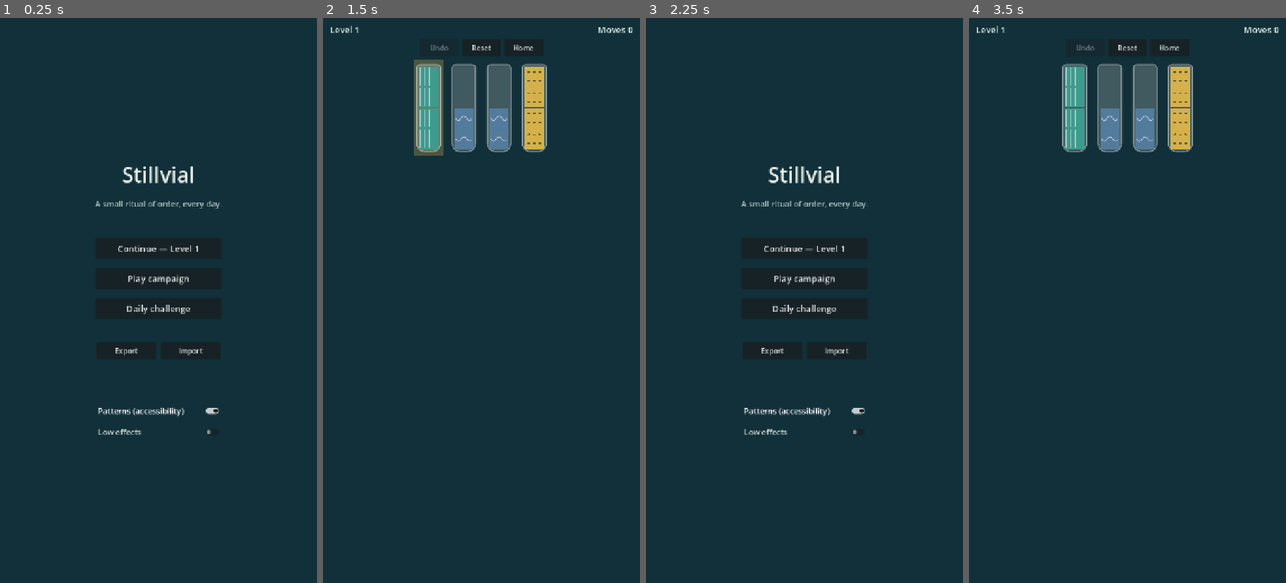
Above: before the commit, frames 1-4 (left to right).
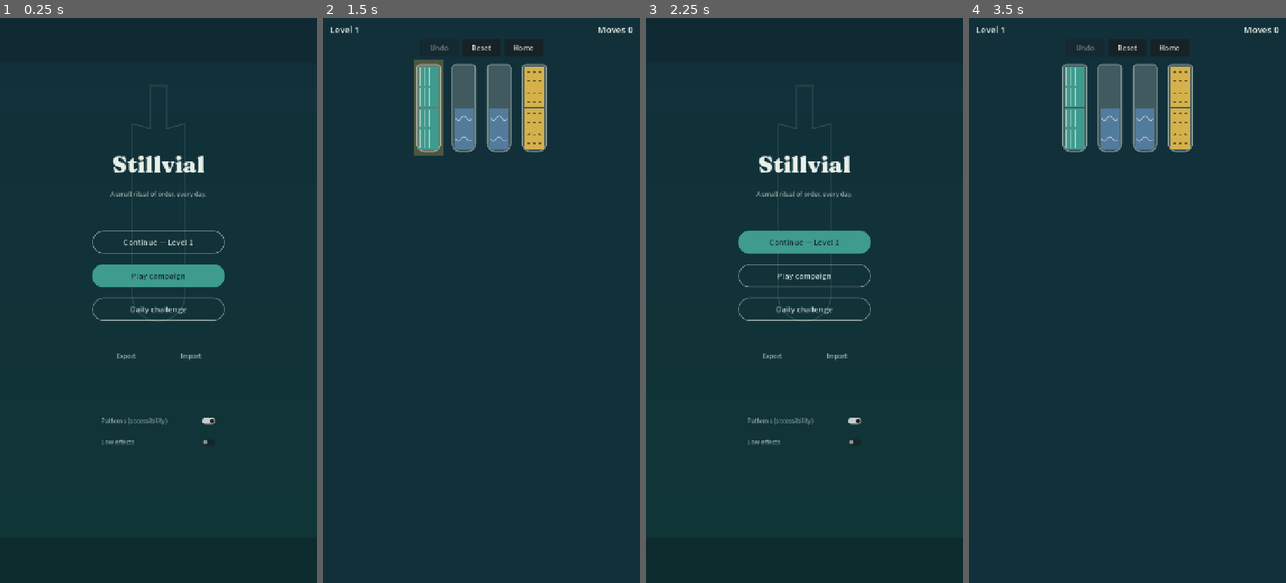
Above: after the commit, the same moments.

Repository: waldopanozo/Stillvial
Game: Godot game, scene res://ui/home.tscn
Two runs of this game, one before a commit and one after it. Both use one fixed random seed, a clock stepped at 60 frames per second and the inputs below.
Inputs (mouse positions are in pixels of both pictures, inside the frame that each line leads up to):
- Up to frame 1 (0.25 s): no input
- Up to frame 2 (1.5 s): click "Play campaign" at 0.5 s; click (427, 108) at 1.27 s
- Up to frame 3 (2.25 s): click "Home" at 2 s
- Up to frame 4 (3.5 s): click "Play campaign" at 2.75 s

The runs differ from the first frame. In frame 1, 4.5% of the frame differs, in the area x 29-71%, y 18-76%; in frame 2, nothing differs; in frame 3, 4.6%; in frame 4, nothing differs.

Commit message:
Restyle Home with Theme, backdrop, and single primary CTA

Diff:
--- a/game/theme/palette.gd
+++ b/game/theme/palette.gd
@@ -172,3 +172,13 @@
 
 static func board_bg() -> Color:
 	return DEEP
+
+## UI surfaces (Home / future HUD)
+const SURFACE: Color = Color("0F2A32")
+const SURFACE_RAISED: Color = Color("1A3A44")
+const PRIMARY_FILL: Color = TEAL
+const PRIMARY_TEXT: Color = Color("0A1A1E")
+const OUTLINE: Color = Color(MIST.r, MIST.g, MIST.b, 0.55)
+const GHOST_TEXT: Color = Color(MIST.r, MIST.g, MIST.b, 0.85)
+const MUTED_TEXT: Color = Color(MIST.r, MIST.g, MIST.b, 0.7)
+const DISABLED_FILL: Color = Color(TEAL.r, TEAL.g, TEAL.b, 0.35)
--- /dev/null
+++ b/game/theme/theme_factory.gd
@@ -0,0 +1,124 @@
+class_name ThemeFactory
+extends RefCounted
+
+const FONT_DISPLAY := preload("res://theme/fonts/display.ttf")
+const FONT_UI := preload("res://theme/fonts/ui.ttf")
+
+static func build() -> Theme:
+	var t := Theme.new()
+	_setup_fonts(t)
+	_setup_buttons(t)
+	_setup_check(t)
+	_setup_labels(t)
+	return t
+
+static func _setup_fonts(t: Theme) -> void:
+	t.set_default_font(FONT_UI)
+	t.set_default_font_size(18)
+
+static func _flat(bg: Color, border: Color, border_w: float, radius: float, expand_h: float = 10.0) -> StyleBoxFlat:
+	var s := StyleBoxFlat.new()
+	s.bg_color = bg
+	s.border_color = border
+	s.set_border_width_all(int(border_w))
+	s.set_corner_radius_all(int(radius))
+	s.content_margin_left = 20.0
+	s.content_margin_right = 20.0
+	s.content_margin_top = expand_h
+	s.content_margin_bottom = expand_h
+	return s
+
+static func _setup_buttons(t: Theme) -> void:
+	var radius := 24.0
+	# Secondary = default Button
+	var sec_n := _flat(Color(0, 0, 0, 0), Palette.OUTLINE, 2.0, radius)
+	var sec_h := _flat(Color(Palette.MIST.r, Palette.MIST.g, Palette.MIST.b, 0.08), Palette.MIST, 2.0, radius)
+	var sec_p := _flat(Color(Palette.TEAL.r, Palette.TEAL.g, Palette.TEAL.b, 0.2), Palette.TEAL, 2.0, radius)
+	var sec_d := _flat(Color(0, 0, 0, 0), Color(Palette.OUTLINE.r, Palette.OUTLINE.g, Palette.OUTLINE.b, 0.3), 2.0, radius)
+	t.set_stylebox("normal", "Button", sec_n)
+	t.set_stylebox("hover", "Button", sec_h)
+	t.set_stylebox("pressed", "Button", sec_p)
+	t.set_stylebox("disabled", "Button", sec_d)
+	t.set_stylebox("focus", "Button", sec_h)
+	t.set_color("font_color", "Button", Palette.MIST)
+	t.set_color("font_hover_color", "Button", Palette.MIST)
+	t.set_color("font_pressed_color", "Button", Palette.MIST)
+	t.set_color("font_disabled_color", "Button", Palette.MUTED_TEXT)
+	t.set_font_size("font_size", "Button", 20)
+
+	# Primary variation
+	var pri_n := _flat(Palette.PRIMARY_FILL, Palette.PRIMARY_FILL, 0.0, radius)
+	var pri_h := _flat(Palette.PRIMARY_FILL.lightened(0.08), Palette.PRIMARY_FILL, 0.0, radius)
+	var pri_p := _flat(Palette.PRIMARY_FILL.darkened(0.08), Palette.PRIMARY_FILL, 0.0, radius)
+	var pri_d := _flat(Palette.DISABLED_FILL, Palette.DISABLED_FILL, 0.0, radius)
+	t.set_type_variation("Primary", "Button")
+	t.set_stylebox("normal", "Primary", pri_n)
+	t.set_stylebox("hover", "Primary", pri_h)
+	t.set_stylebox("pressed", "Primary", pri_p)
+	t.set_stylebox("disabled", "Primary", pri_d)
+	t.set_stylebox("focus", "Primary", pri_h)
+	t.set_color("font_color", "Primary", Palette.PRIMARY_TEXT)
+	t.set_color("font_hover_color", "Primary", Palette.PRIMARY_TEXT)
+	t.set_color("font_pressed_color", "Primary", Palette.PRIMARY_TEXT)
+	t.set_color("font_disabled_color", "Primary", Color(Palette.PRIMARY_TEXT.r, Palette.PRIMARY_TEXT.g, Palette.PRIMARY_TEXT.b, 0.5))
+	t.set_font_size("font_size", "Primary", 20)
+
+	# Ghost variation — each state gets its own StyleBox instance
+	var ghost_n := _flat(Color(0, 0, 0, 0), Color(0, 0, 0, 0), 0.0, radius, 8.0)
+	var ghost_h := _flat(Color(Palette.MIST.r, Palette.MIST.g, Palette.MIST.b, 0.06), Color(0, 0, 0, 0), 0.0, radius, 8.0)
+	var ghost_p := _flat(Color(Palette.MIST.r, Palette.MIST.g, Palette.MIST.b, 0.06), Color(0, 0, 0, 0), 0.0, radius, 8.0)
+	var ghost_d := _flat(Color(0, 0, 0, 0), Color(0, 0, 0, 0), 0.0, radius, 8.0)
+	var ghost_f := _flat(Color(0, 0, 0, 0), Color(0, 0, 0, 0), 0.0, radius, 8.0)
+	t.set_type_variation("Ghost", "Button")
+	t.set_stylebox("normal", "Ghost", ghost_n)
+	t.set_stylebox("hover", "Ghost", ghost_h)
+	t.set_stylebox("pressed", "Ghost", ghost_p)
+	t.set_stylebox("disabled", "Ghost", ghost_d)
+	t.set_stylebox("focus", "Ghost", ghost_f)
+	t.set_color("font_color", "Ghost", Palette.GHOST_TEXT)
+	t.set_color("font_hover_color", "Ghost", Palette.MIST)
+	t.set_color("font_pressed_color", "Ghost", Palette.TEAL)
+	t.set_color("font_disabled_color", "Ghost", Palette.MUTED_TEXT)
+	t.set_font_size("font_size", "Ghost", 16)
+
+	t.set_type_variation("Secondary", "Button")
+	# Secondary variation mirrors default Button styles
+	t.set_stylebox("normal", "Secondary", sec_n)
+	t.set_stylebox("hover", "Secondary", sec_h)
+	t.set_stylebox("pressed", "Secondary", sec_p)
+	t.set_stylebox("disabled", "Secondary", sec_d)
+	t.set_stylebox("focus", "Secondary", sec_h)
+	t.set_color("font_color", "Secondary", Palette.MIST)
+	t.set_color("font_hover_color", "Secondary", Palette.MIST)
+	t.set_color("font_pressed_color", "Secondary", Palette.MIST)
+	t.set_color("font_disabled_color", "Secondary", Palette.MUTED_TEXT)
+	t.set_font_size("font_size", "Secondary", 20)
+
+static func _setup_check(t: Theme) -> void:
+	# Transparent panels so CheckButton does not inherit Button secondary outline chrome.
+	var empty := _flat(Color(0, 0, 0, 0), Color(0, 0, 0, 0), 0.0, 0.0, 4.0)
+	t.set_stylebox("normal", "CheckButton", empty)
+	t.set_stylebox("hover", "CheckButton", empty.duplicate())
+	t.set_stylebox("pressed", "CheckButton", empty.duplicate())
+	t.set_stylebox("disabled", "CheckButton", empty.duplicate())
+	t.set_stylebox("focus", "CheckButton", empty.duplicate())
+	t.set_color("font_color", "CheckButton", Palette.MUTED_TEXT)
+	t.set_color("font_hover_color", "CheckButton", Palette.MUTED_TEXT)
+	t.set_color("font_pressed_color", "CheckButton", Palette.MUTED_TEXT)
+	t.set_color("font_disabled_color", "CheckButton", Palette.MUTED_TEXT)
+	t.set_color("font_focus_color", "CheckButton", Palette.MUTED_TEXT)
+	t.set_color("icon_normal_color", "CheckButton", Palette.MUTED_TEXT)
+	t.set_color("icon_hover_color", "CheckButton", Palette.MUTED_TEXT)
+	t.set_color("icon_pressed_color", "CheckButton", Palette.TEAL)
+	t.set_color("icon_disabled_color", "CheckButton", Palette.MUTED_TEXT)
+	t.set_font_size("font_size", "CheckButton", 16)
+
+static func _setup_labels(t: Theme) -> void:
+	t.set_type_variation("Title", "Label")
+	t.set_font("font", "Title", FONT_DISPLAY)
+	t.set_font_size("font_size", "Title", 52)
+	t.set_color("font_color", "Title", Palette.MIST)
+	t.set_type_variation("Tagline", "Label")
+	t.set_font("font", "Tagline", FONT_UI)
+	t.set_font_size("font_size", "Tagline", 16)
+	t.set_color("font_color", "Tagline", Palette.MUTED_TEXT)
--- a/game/ui/home.gd
+++ b/game/ui/home.gd
@@ -2,8 +2,6 @@
 
 ## Stillvial home — campaign, daily, accessibility toggles, guest backup.
 
-@onready var _title: Label = $Center/VBox/Title
-@onready var _tagline: Label = $Center/VBox/Tagline
 @onready var _continue_btn: Button = $Center/VBox/ContinueButton
 @onready var _play_btn: Button = $Center/VBox/PlayButton
 @onready var _daily_btn: Button = $Center/VBox/DailyButton
@@ -13,14 +11,11 @@
 @onready var _backup_status: Label = $Center/VBox/BackupStatus
 @onready var _patterns_cb: CheckButton = $Center/VBox/Settings/PatternsToggle
 @onready var _low_effects_cb: CheckButton = $Center/VBox/Settings/LowEffectsToggle
-@onready var _bg: ColorRect = $Background
 @onready var _export_dialog: FileDialog = $ExportDialog
 @onready var _import_dialog: FileDialog = $ImportDialog
 
 func _ready() -> void:
-	_bg.color = Palette.board_bg()
-	_title.add_theme_color_override("font_color", Palette.MIST)
-	_tagline.add_theme_color_override("font_color", Color(Palette.MIST.r, Palette.MIST.g, Palette.MIST.b, 0.75))
+	theme = ThemeFactory.build()
 	_streak_label.add_theme_color_override("font_color", Color(Palette.MIST.r, Palette.MIST.g, Palette.MIST.b, 0.7))
 	_backup_status.add_theme_color_override("font_color", Color(Palette.MIST.r, Palette.MIST.g, Palette.MIST.b, 0.65))
 	_hydrate_progress()
@@ -51,15 +46,27 @@
 	_low_effects_cb.set_pressed_no_signal(bool(settings.get(
 		"low_effects", SaveService.DEFAULT_LOW_EFFECTS
 	)))
-	_style_settings_labels()
-
-func _style_settings_labels() -> void:
-	var mist := Color(Palette.MIST.r, Palette.MIST.g, Palette.MIST.b, 0.9)
-	_patterns_cb.add_theme_color_override("font_color", mist)
-	_low_effects_cb.add_theme_color_override("font_color", mist)
 
 func _on_settings_changed(_pressed: bool = false) -> void:
 	SaveService.save_settings(_patterns_cb.button_pressed, _low_effects_cb.button_pressed)
+
+func _apply_cta_hierarchy() -> void:
+	var mid: Variant = SaveService.load_any_mid_game()
+	var continue_is_primary := mid != null or CampaignSession.campaign_level > 1
+	# Spec: Continue primary when resume/progress applies; else Play campaign primary
+	if continue_is_primary:
+		_continue_btn.theme_type_variation = "Primary"
+		_play_btn.theme_type_variation = "Secondary"
+	else:
+		_continue_btn.theme_type_variation = "Secondary"
+		_play_btn.theme_type_variation = "Primary"
+	_daily_btn.theme_type_variation = "Secondary"
+	if SaveService.is_daily_completed(SaveService.utc_date_key()):
+		_daily_btn.modulate = Color(1, 1, 1, 0.65)
+	else:
+		_daily_btn.modulate = Color(1, 1, 1, 1)
+	_export_btn.theme_type_variation = "Ghost"
+	_import_btn.theme_type_variation = "Ghost"
 
 func _refresh_labels() -> void:
 	var mid: Variant = SaveService.load_any_mid_game()
@@ -83,6 +90,7 @@
 	else:
 		_streak_label.text = ""
 		_streak_label.visible = false
+	_apply_cta_hierarchy()
 
 func _on_continue() -> void:
 	var mid: Variant = SaveService.load_any_mid_game()
--- a/game/ui/home.tscn
+++ b/game/ui/home.tscn
@@ -1,6 +1,7 @@
-[gd_scene load_steps=2 format=3]
+[gd_scene load_steps=3 format=3]
 
 [ext_resource type="Script" path="res://ui/home.gd" id="1_home"]
+[ext_resource type="Script" path="res://ui/home_backdrop.gd" id="2_backdrop"]
 
 [node name="Home" type="Control"]
 layout_mode = 3
@@ -11,7 +12,7 @@
 grow_vertical = 2
 script = ExtResource("1_home")
 
-[node name="Background" type="ColorRect" parent="."]
+[node name="Backdrop" type="Control" parent="."]
 layout_mode = 1
 anchors_preset = 15
 anchor_right = 1.0
@@ -19,7 +20,7 @@
 grow_horizontal = 2
 grow_vertical = 2
 mouse_filter = 2
-color = Color(0.071, 0.188, 0.227, 1)
+script = ExtResource("2_backdrop")
 
 [node name="Center" type="CenterContainer" parent="."]
 layout_mode = 1
@@ -31,17 +32,17 @@
 
 [node name="VBox" type="VBoxContainer" parent="Center"]
 layout_mode = 2
-theme_override_constants/separation = 20
+theme_override_constants/separation = 24
 
 [node name="Title" type="Label" parent="Center/VBox"]
 layout_mode = 2
-theme_override_font_sizes/font_size = 48
+theme_type_variation = &"Title"
 text = "Stillvial"
 horizontal_alignment = 1
 
 [node name="Tagline" type="Label" parent="Center/VBox"]
 layout_mode = 2
-theme_override_font_sizes/font_size = 18
+theme_type_variation = &"Tagline"
 text = "A small ritual of order, every day."
 horizontal_alignment = 1
 
@@ -50,21 +51,18 @@
 layout_mode = 2
 
 [node name="ContinueButton" type="Button" parent="Center/VBox"]
-custom_minimum_size = Vector2(280, 48)
+custom_minimum_size = Vector2(300, 52)
 layout_mode = 2
-theme_override_font_sizes/font_size = 20
 text = "Continue — Level 1"
 
 [node name="PlayButton" type="Button" parent="Center/VBox"]
-custom_minimum_size = Vector2(280, 48)
+custom_minimum_size = Vector2(300, 52)
 layout_mode = 2
-theme_override_font_sizes/font_size = 20
 text = "Play campaign"
 
 [node name="DailyButton" type="Button" parent="Center/VBox"]
-custom_minimum_size = Vector2(280, 48)
+custom_minimum_size = Vector2(300, 52)
 layout_mode = 2
-theme_override_font_sizes/font_size = 20
 text = "Daily challenge"
 
 [node name="StreakLabel" type="Label" parent="Center/VBox"]
@@ -86,13 +84,11 @@
 [node name="ExportButton" type="Button" parent="Center/VBox/Backup"]
 custom_minimum_size = Vector2(134, 40)
 layout_mode = 2
-theme_override_font_sizes/font_size = 16
 text = "Export"
 
 [node name="ImportButton" type="Button" parent="Center/VBox/Backup"]
 custom_minimum_size = Vector2(134, 40)
 layout_mode = 2
-theme_override_font_sizes/font_size = 16
 text = "Import"
 
 [node name="BackupStatus" type="Label" parent="Center/VBox"]
@@ -113,14 +109,12 @@
 [node name="PatternsToggle" type="CheckButton" parent="Center/VBox/Settings"]
 custom_minimum_size = Vector2(280, 40)
 layout_mode = 2
-theme_override_font_sizes/font_size = 18
 button_pressed = true
 text = "Patterns (accessibility)"
 
 [node name="LowEffectsToggle" type="CheckButton" parent="Center/VBox/Settings"]
 custom_minimum_size = Vector2(280, 40)
 layout_mode = 2
-theme_override_font_sizes/font_size = 18
 text = "Low effects"
 
 [node name="ExportDialog" type="FileDialog" parent="."]
--- /dev/null
+++ b/game/ui/home_backdrop.gd
@@ -0,0 +1,67 @@
+extends Control
+## Soft deep→teal gradient and a large decorative vial silhouette.
+
+func _ready() -> void:
+	mouse_filter = Control.MOUSE_FILTER_IGNORE
+	set_anchors_preset(Control.PRESET_FULL_RECT)
+	queue_redraw()
+
+
+func _notification(what: int) -> void:
+	if what == NOTIFICATION_RESIZED:
+		queue_redraw()
+
+
+func _draw() -> void:
+	var r := Rect2(Vector2.ZERO, size)
+	# Vertical gradient via stacked rects (cheap, no shader required)
+	var steps := 24
+	for i in steps:
+		var t := float(i) / float(steps - 1)
+		var c := Palette.DEEP.lerp(
+			Color(Palette.TEAL.r * 0.25, Palette.TEAL.g * 0.35, Palette.TEAL.b * 0.38),
+			t * 0.85
+		)
+		var y0 := r.size.y * float(i) / float(steps)
+		var y1 := r.size.y * float(i + 1) / float(steps)
+		draw_rect(Rect2(0.0, y0, r.size.x, y1 - y0 + 1.0), c)
+	# Soft vignette (top / bottom bands)
+	draw_rect(Rect2(0, 0, r.size.x, r.size.y * 0.08), Color(0, 0, 0, 0.12))
+	draw_rect(Rect2(0, r.size.y * 0.92, r.size.x, r.size.y * 0.08), Color(0, 0, 0, 0.18))
+	_draw_vial(r.size)
+
+
+func _draw_vial(sz: Vector2) -> void:
+	var cx := sz.x * 0.5
+	var top := sz.y * 0.12
+	var body_h := sz.y * 0.42
+	var neck_w := mini(36.0, sz.x * 0.06)
+	var body_w := mini(120.0, sz.x * 0.22)
+	var ink := Color(Palette.MIST.r, Palette.MIST.g, Palette.MIST.b, 0.14)
+	var neck_h := body_h * 0.18
+	var body_top := top + body_h * 0.16
+	var body_h_rect := body_h * 0.72
+	var left := cx - body_w * 0.5
+	var right := cx + body_w * 0.5
+	var n_l := cx - neck_w * 0.5
+	var n_r := cx + neck_w * 0.5
+	var body_bottom := body_top + body_h_rect
+	var radius := body_w * 0.5
+
+	# Continuous bottle outline: lip → neck → shoulder → body → bottom arc → back up
+	var pts := PackedVector2Array()
+	pts.append(Vector2(n_l, top))
+	pts.append(Vector2(n_r, top))
+	pts.append(Vector2(n_r, top + neck_h))
+	pts.append(Vector2(right, body_top))
+	pts.append(Vector2(right, body_bottom))
+	# Bottom semicircle right → left (angles 0 → PI)
+	var arc_steps := 24
+	for i in range(1, arc_steps):
+		var a := float(i) / float(arc_steps) * PI
+		pts.append(Vector2(cx + cos(a) * radius, body_bottom + sin(a) * radius))
+	pts.append(Vector2(left, body_bottom))
+	pts.append(Vector2(left, body_top))
+	pts.append(Vector2(n_l, top + neck_h))
+	pts.append(Vector2(n_l, top))
+	draw_polyline(pts, ink, 2.5, true)
Not shown, added: game/theme/fonts/LICENSE.txt
Binary file added: game/theme/fonts/display.ttf
Not shown, added: game/theme/fonts/display.ttf.import
Binary file added: game/theme/fonts/ui.ttf
Not shown, added: game/theme/fonts/ui.ttf.import
Not shown, added: game/theme/theme_factory.gd.uid
Not shown, changed: docs/design/2026-09-04-home-ui-theme-design.md
Not shown, changed: docs/design/stillvial-design.md
Not shown, added: docs/plans/2026-09-04-home-ui-theme.md
Not shown, added: docs/screenshots/d18-home-restyle.png
